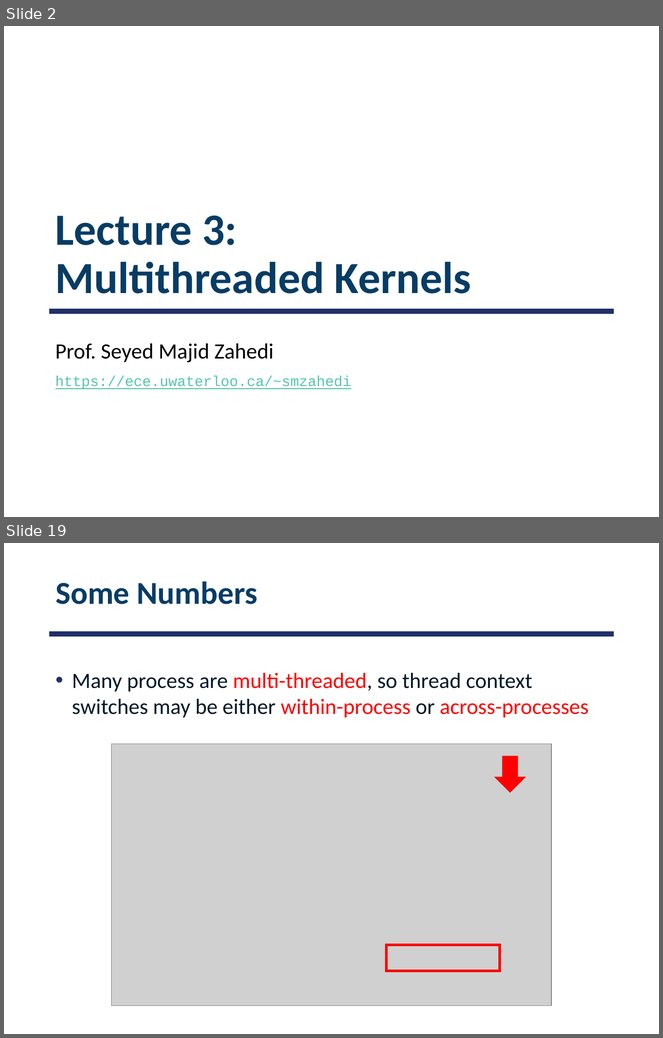
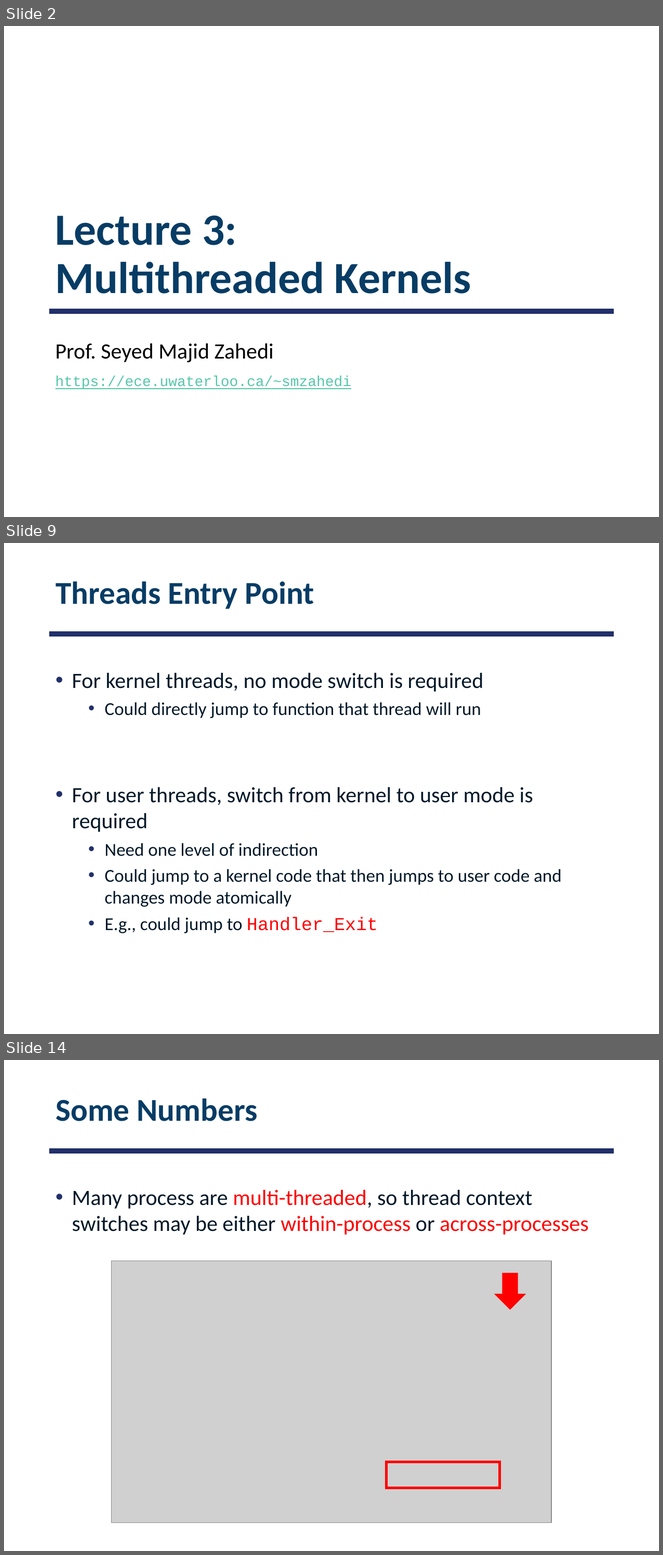
Before and after one commit to smajidzahedi/ECE350, a slide deck: Lectures/03-multithreaded.pptx. Shown one above the other, each under a label of ours: slides 2 and 19 before the commit, slides 2, 9 and 14 after it; the slides between them are not shown. The pictures are 663x1038 and 663x1555 pixels, drawn with LibreOffice and Linux fonts; fonts in the diff are those of the drawing; grey boxes stand for pictures. Boxes give left, top, right and bottom in pixels: in the first picture for what was removed or moved away, otherwise in the second. Text is boxed around its words. In the diff, an @@ line names an element or a change of style, - is before the commit and + after.

```diff
--- a/Lectures/03-multithreaded.pptx
+++ b/Lectures/03-multithreaded.pptx
@@ slide 9 added at (x1=4, y1=543, x2=659, y2=1034), background #FFFFFF; not listed: 1 template element that a slide beside it also shows @@
@@ title added at (x1=55, y1=581, x2=314, y2=609), 35 pt, text #073C65, bold @@
+Threads Entry Point
@@ text added at (x1=72, y1=672, x2=562, y2=934), 20 pt, text #031828 @@
+• For kernel threads, no mode switch is required
+  • Could directly jump to function that thread will run
+• For user threads, switch from kernel to user mode is required
+  • Need one level of indirection
+  • Could jump to a kernel code that then jumps to user code and changes mode atomically
+  • E.g., could jump to Handler_Exit
@@ what was slide 19 is now slide 14 @@
```
Also in this commit, not shown: 11 slides changed, 4 other slides added, 8 slides removed, 1 other file.
